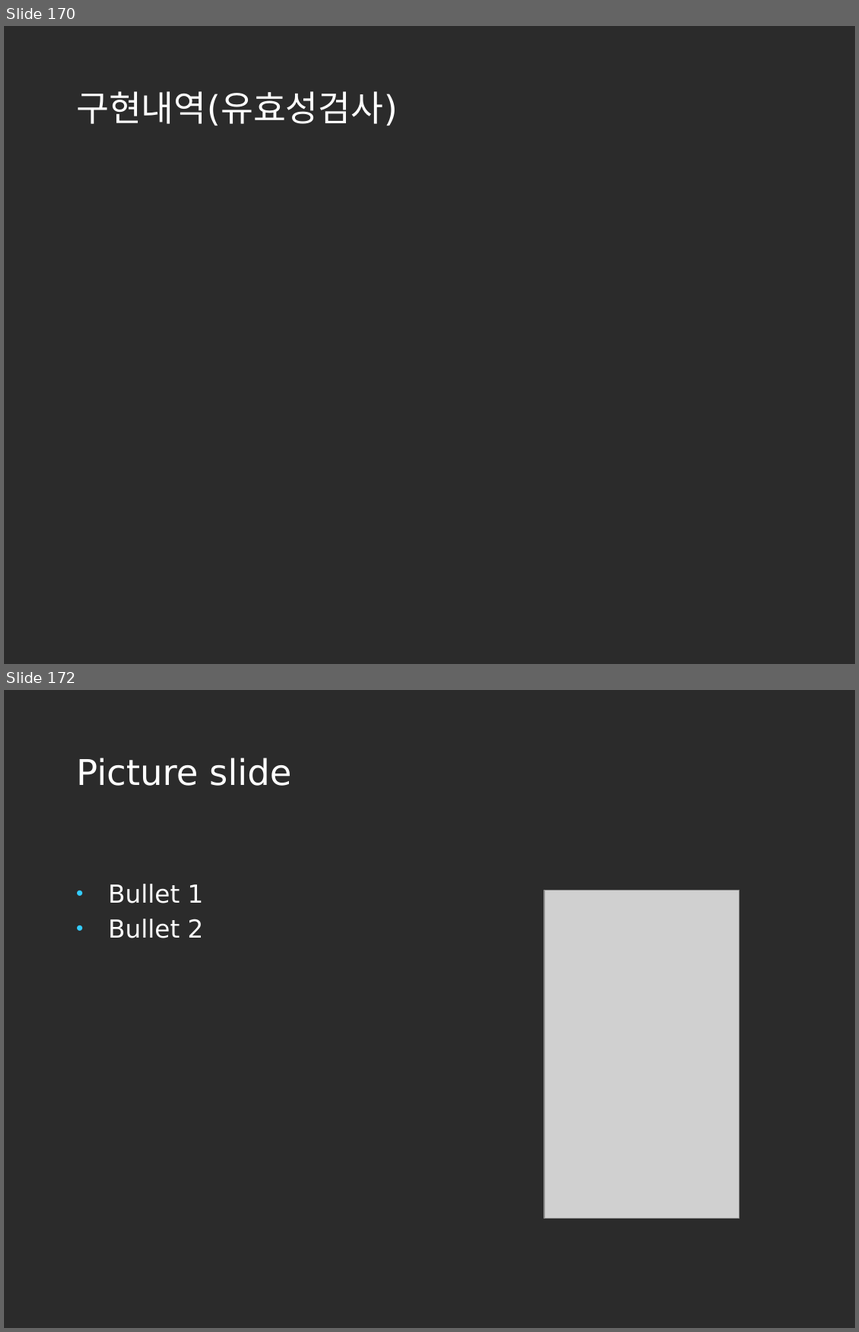
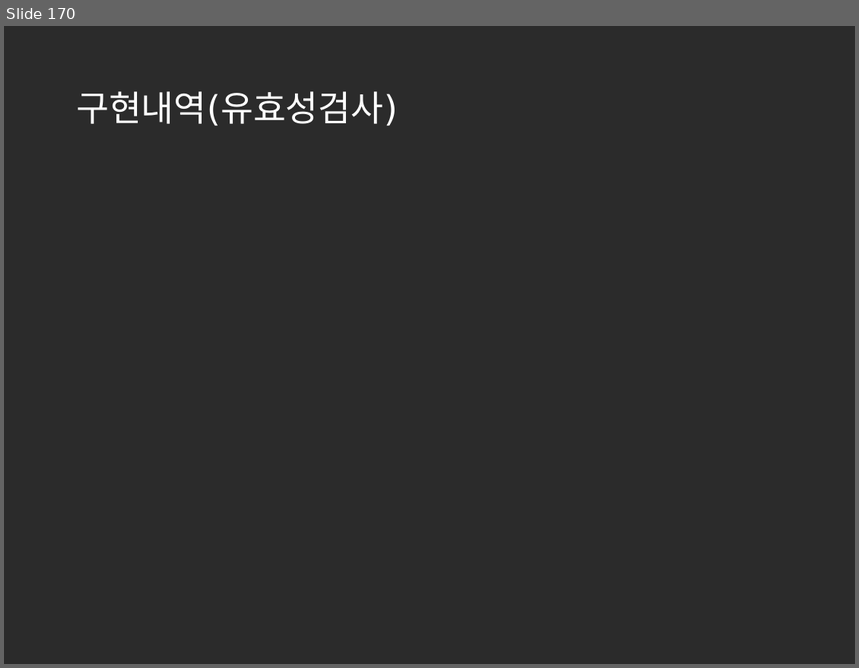
Before and after one commit to korea600/useful, a slide deck: Useful/UML/Presentation/useful_ppt_초안(수정중).pptx. Shown one above the other, each under a label of ours: slides 170 and 172 before the commit, slide 170 after it; the slides between them are not shown. The pictures are 859x1332 and 859x668 pixels, drawn with LibreOffice and Linux fonts; fonts in the diff are those of the drawing; grey boxes stand for pictures; background and template pictures are left out; a plain dark background stands for a picture behind light text. Boxes give left, top, right and bottom in pixels: in the first picture for what was removed or moved away, otherwise in the second. Text is boxed around its words. In the diff, an @@ line names an element or a change of style, - is before the commit and + after.

```diff
--- a/Useful/UML/Presentation/useful_ppt_초안(수정중).pptx
+++ b/Useful/UML/Presentation/useful_ppt_초안(수정중).pptx
@@ slide 172 removed at [4,690,855,1328], background picture (left out) @@
@@ title removed at [76,758,291,786] @@
-Picture slide
@@ text removed at [108,884,204,939] @@
-• Bullet 1
-• Bullet 2
@@ picture removed at [544,890,740,1219] @@
```
Also in this commit, not shown: 6 other slides removed.
